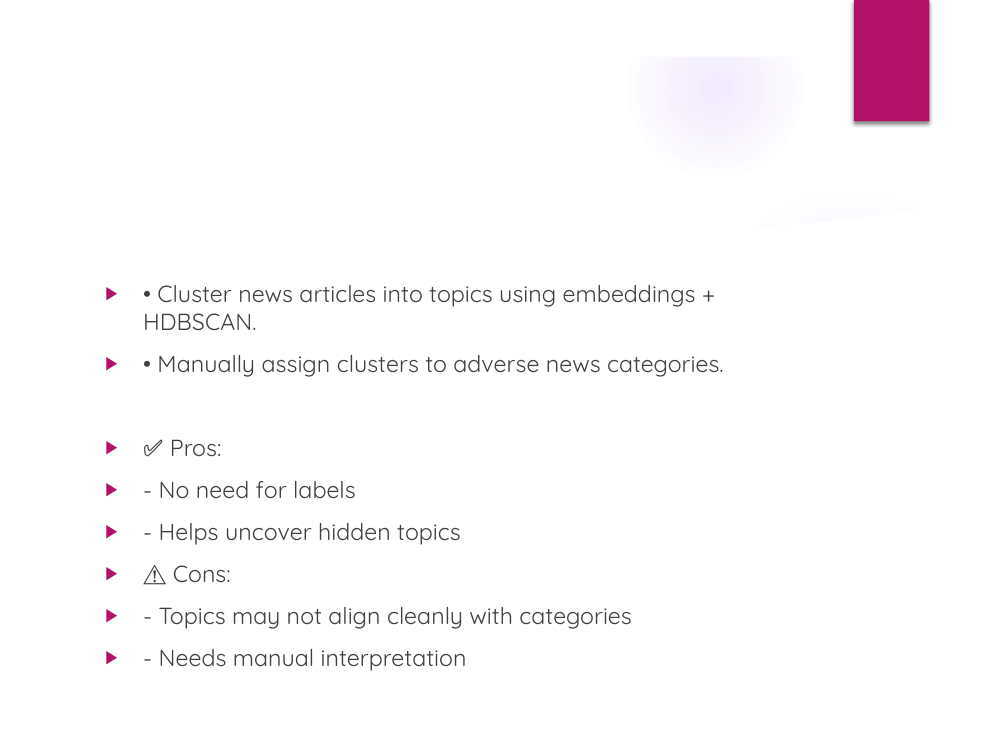
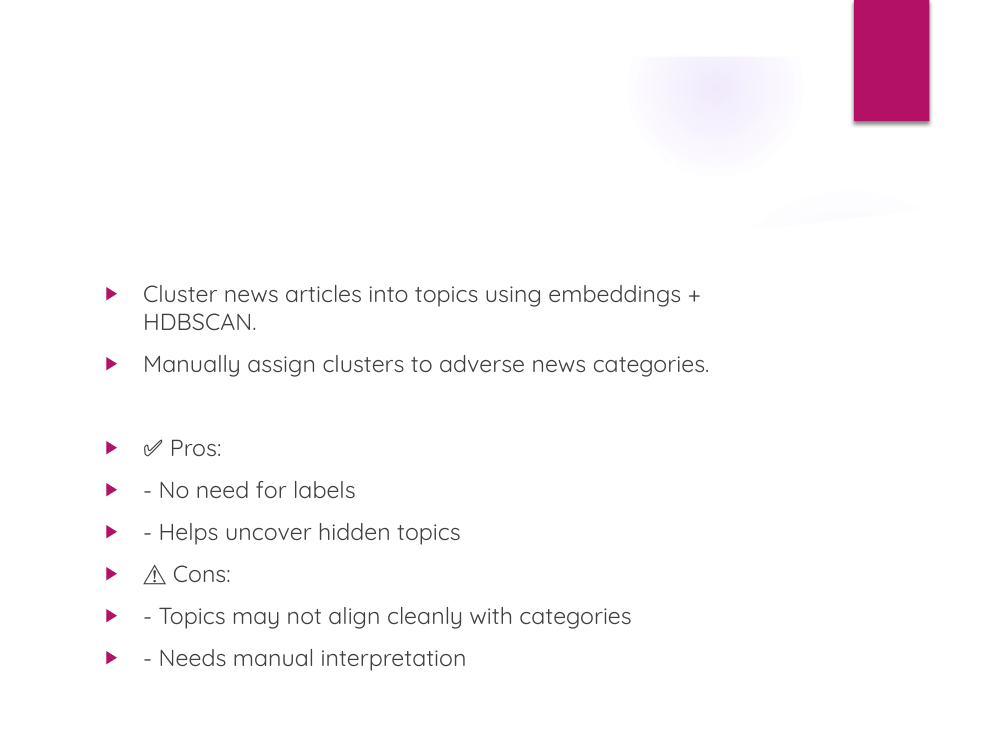
Before and after one commit to ChooseAddress2024/DBS, a slide deck: slide 8 of DBS_Assessment_Final.pptx. Drawn at 1008x756 pixels with LibreOffice and Linux fonts; fonts in the diff are those of the drawing; background and template pictures are left out. Boxes give left, top, right and bottom in pixels: in the first picture for what was removed or moved away, otherwise in the second. Text is boxed around its words. In the diff, an @@ line names an element or a change of style, - is before the commit and + after.

```diff
--- a/DBS_Assessment_Final.pptx
+++ b/DBS_Assessment_Final.pptx
@@ text at (x1=143, y1=285, x2=710, y2=377): text changed @@
-▶ • Cluster news articles into topics using embeddings + HDBSCAN.
-▶ • Manually assign clusters to adverse news categories.
+▶ Cluster news articles into topics using embeddings + HDBSCAN.
+▶ Manually assign clusters to adverse news categories.
```
Also in this commit, not shown: 6 other slides changed, 6 other files.
